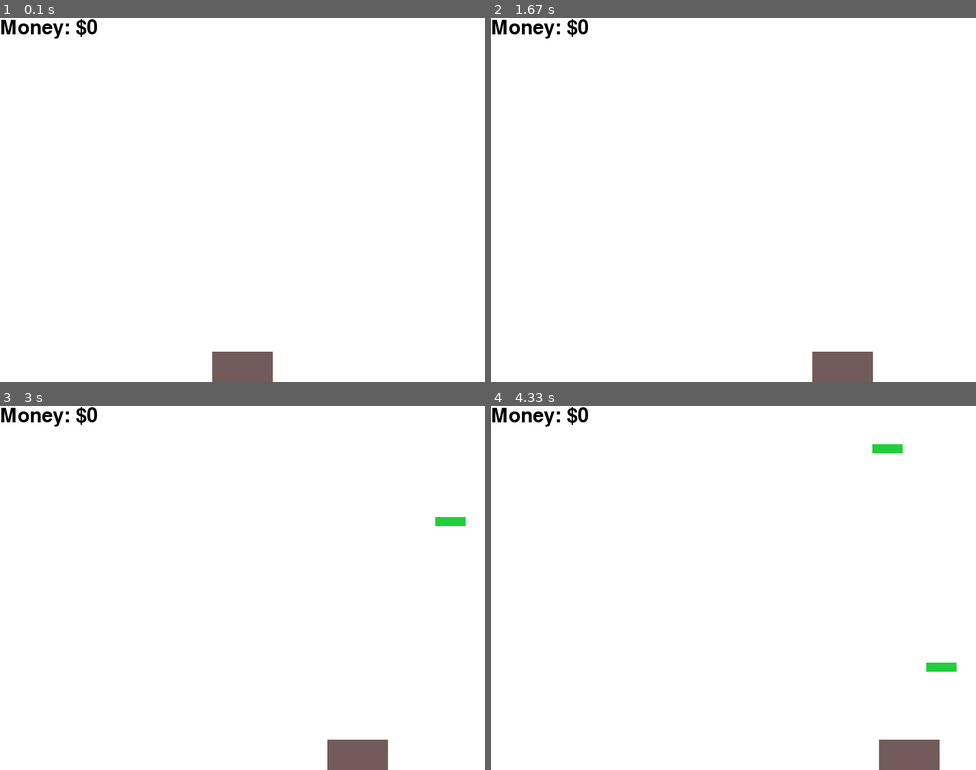
Above: before the commit, frames 1-4 (two rows, left to right).
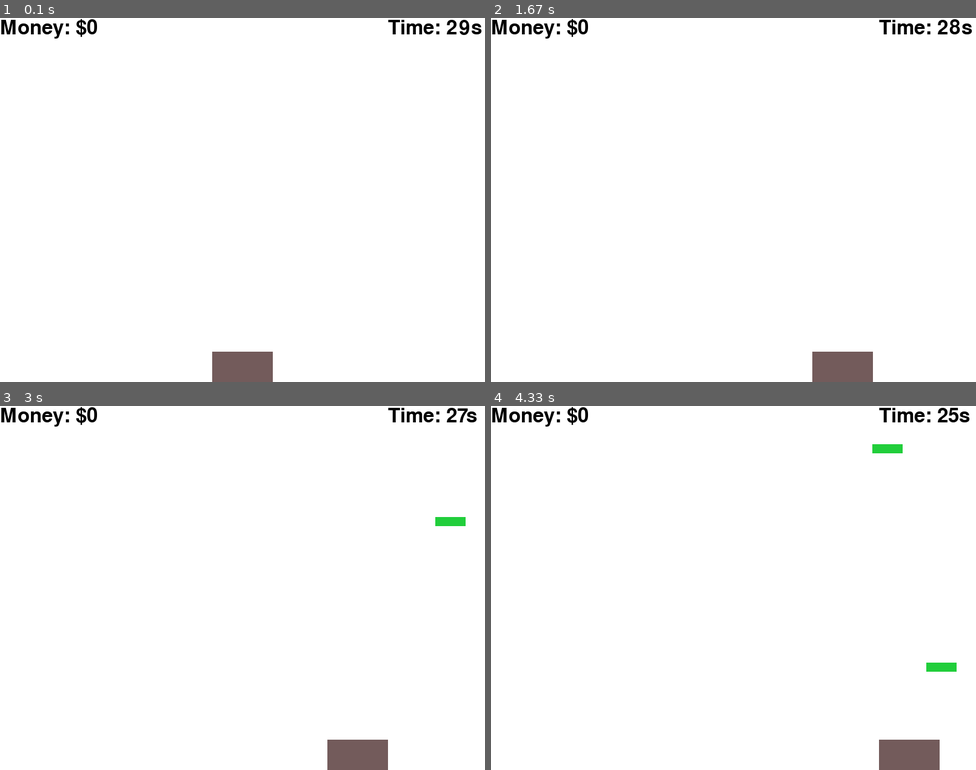
Above: after the commit, the same moments.

Repository: gnikkoch96/pygame-projects
Game: pygame game, started from test_game/main.py
Same seed, same stepped clock (60 frames per second), same inputs: the game is played once before the commit and once after it.
Inputs:
- Up to frame 1 (0.1 s): no input
- Up to frame 2 (1.67 s): hold Right 0.33-0.8 s; hold Right 0.83-1.3 s; hold Left from 1.33 s (still down)
- Up to frame 3 (3 s): release Left at 1.87 s; hold Left 1.9-2.3 s; hold Right 2.33-2.97 s
- Up to frame 4 (4.33 s): hold Left 3-3.47 s; hold Right 3.5-3.97 s; hold Right from 4 s (still down)

The runs differ from the first frame. In frame 1, 0.3% of the frame differs, in the area x 80-100%, y 0-5%; in frame 2, 0.3%; in frame 3, 0.3%; in frame 4, 0.3%.

Commit message:
feat: keep track of timer and display time in hud

Diff:
--- a/test_game/main.py
+++ b/test_game/main.py
@@ -53,7 +53,7 @@
 text_animations: List[Dict[str, Union[str, int]]] = []
 
 def update():
-    global frame_count, score, game_finished
+    global frame_count, score, game_finished, remaining_time
 
     # spawn new money
     frame_count += 1
@@ -169,8 +169,12 @@
         text_surf.set_alpha(anim['alpha'])
         screen.blit(text_surf, (anim['x'], anim['y']))
 
-    text = font.render(f"Money: ${score}", True, pygame.Color("#000000"))
-    screen.blit(text, (0, 0))
+    # hud
+    money_label = font.render(f"Money: ${score}", True, pygame.Color("#000000"))
+    screen.blit(money_label, (0, 0))
+
+    timer_label = font.render(f"Time: {remaining_time // 1000}s", True, pygame.Color("#000000"))
+    screen.blit(timer_label, (SCREEN_WIDTH - 160, 0))
 
     pygame.display.flip()
 
